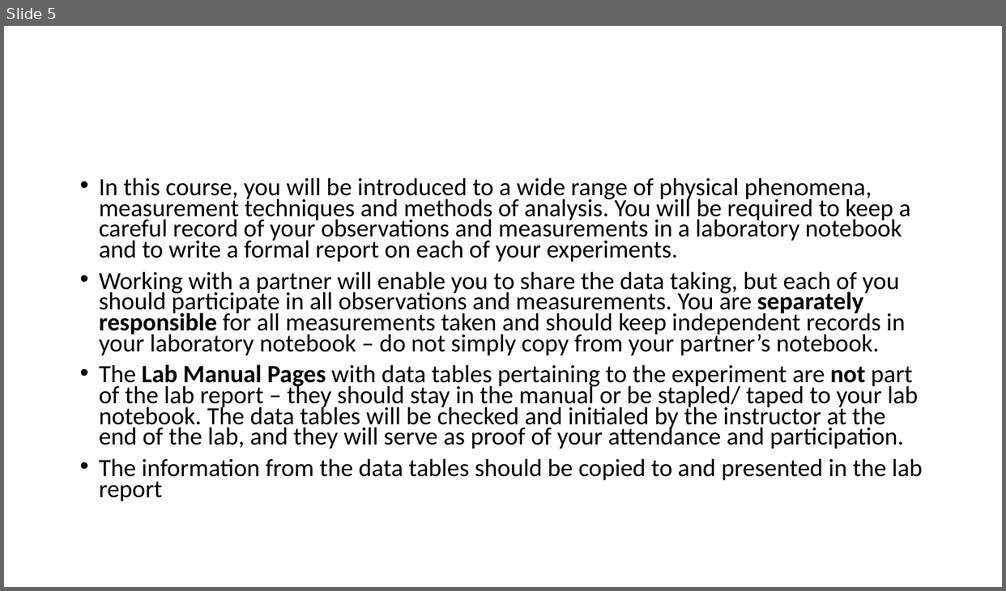
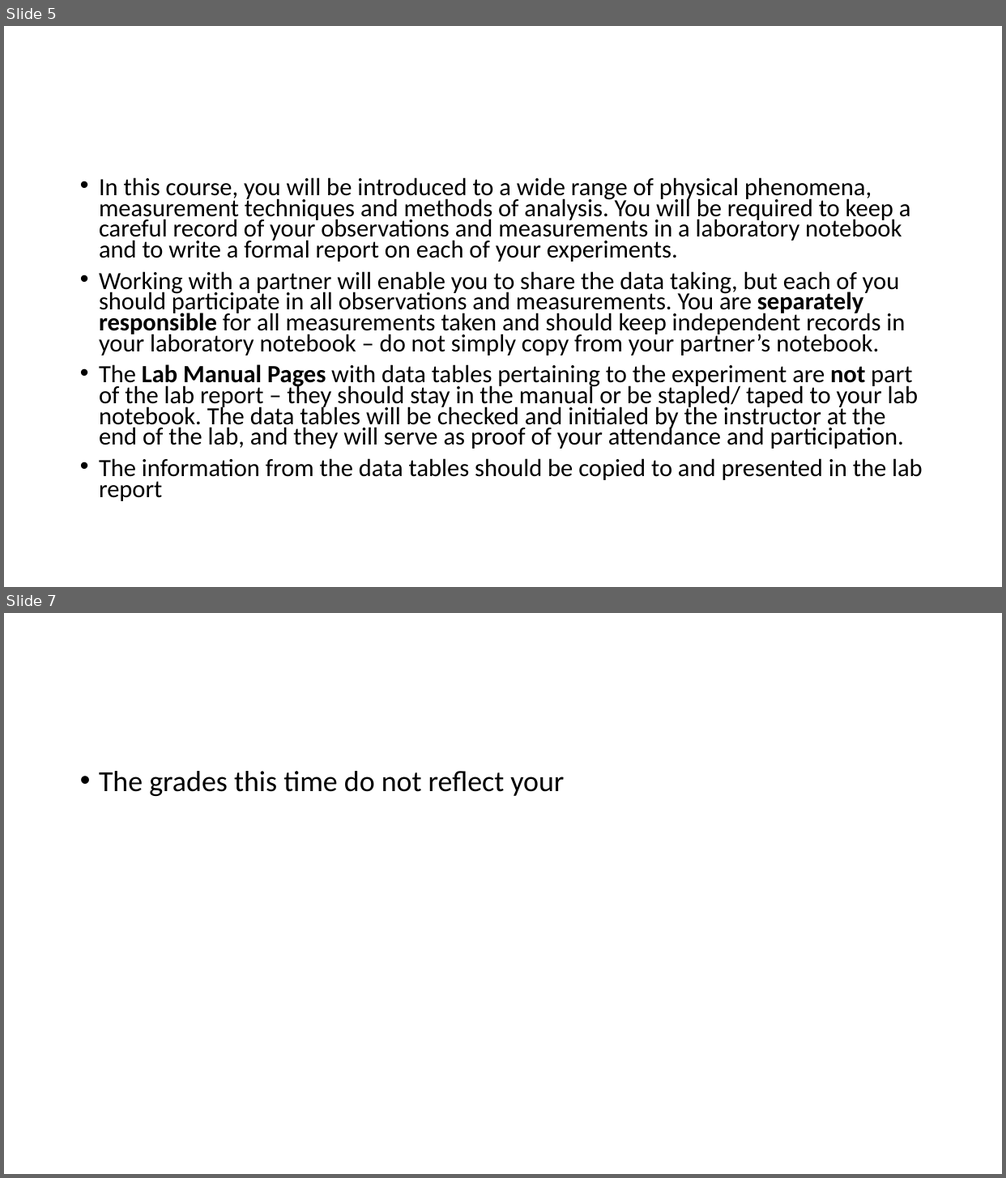
Before and after one commit to UML-Ionosphere-Plasmasphere-Modeling/Coupling-Model, a slide deck: Computational-books&papers/private/TA.pptx. Shown one above the other, each under a label of ours: slide 5 before the commit, slides 5 and 7 after it; the slides between them are not shown. The pictures are 1006x591 and 1006x1178 pixels, drawn with LibreOffice and Linux fonts; fonts in the diff are those of the drawing. Boxes give left, top, right and bottom in pixels: in the first picture for what was removed or moved away, otherwise in the second. Text is boxed around its words. In the diff, an @@ line names an element or a change of style, - is before the commit and + after.

```diff
--- a/Computational-books&papers/private/TA.pptx
+++ b/Computational-books&papers/private/TA.pptx
@@ slide 7 added at [4, 613, 1002, 1174], background #FFFFFF @@
@@ text added at [99, 771, 564, 796], 28 pt, text #000000 @@
+• The grades this time do not reflect your
```
Also in this commit, not shown: 4 slides changed, 1 slide removed.
